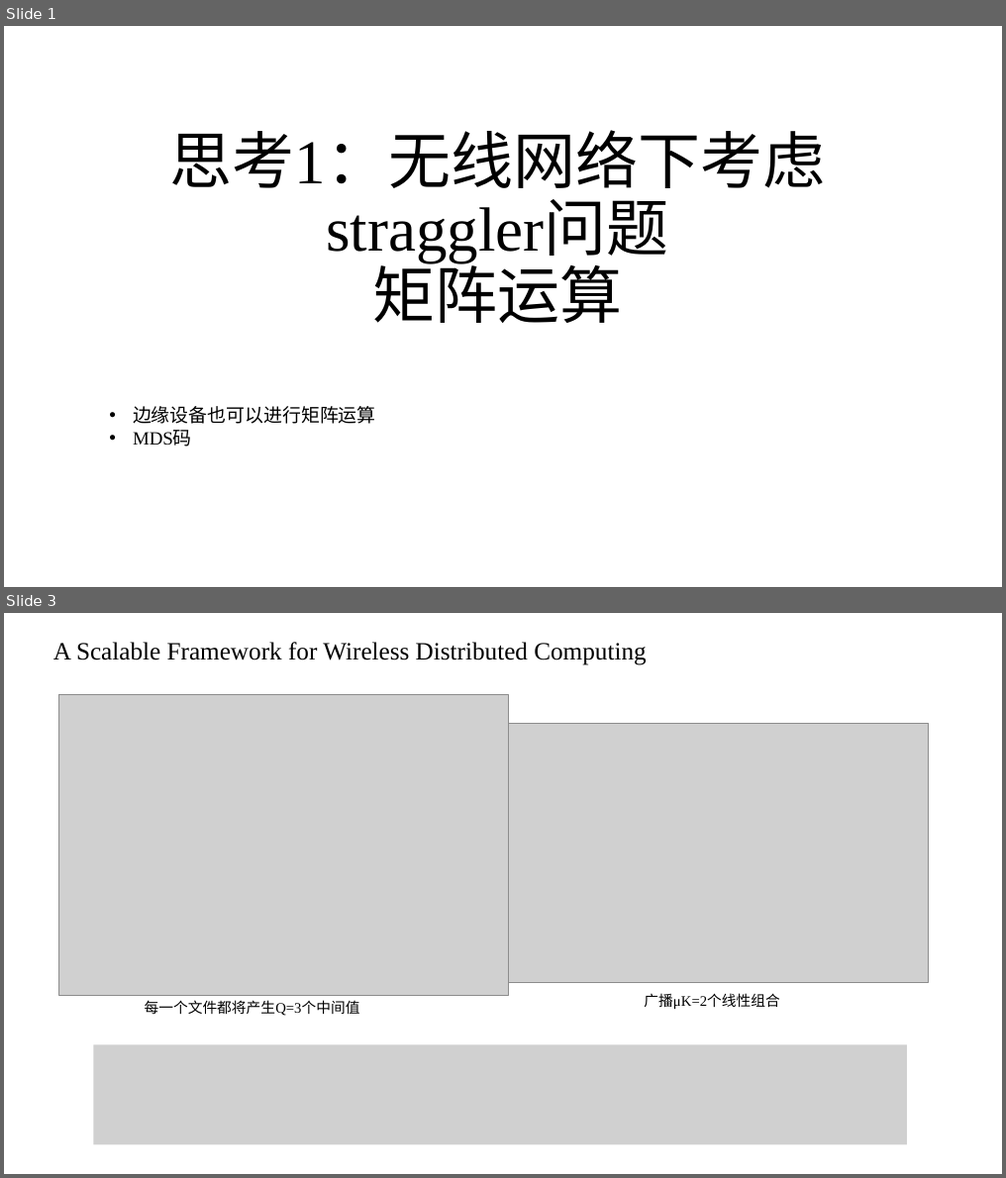
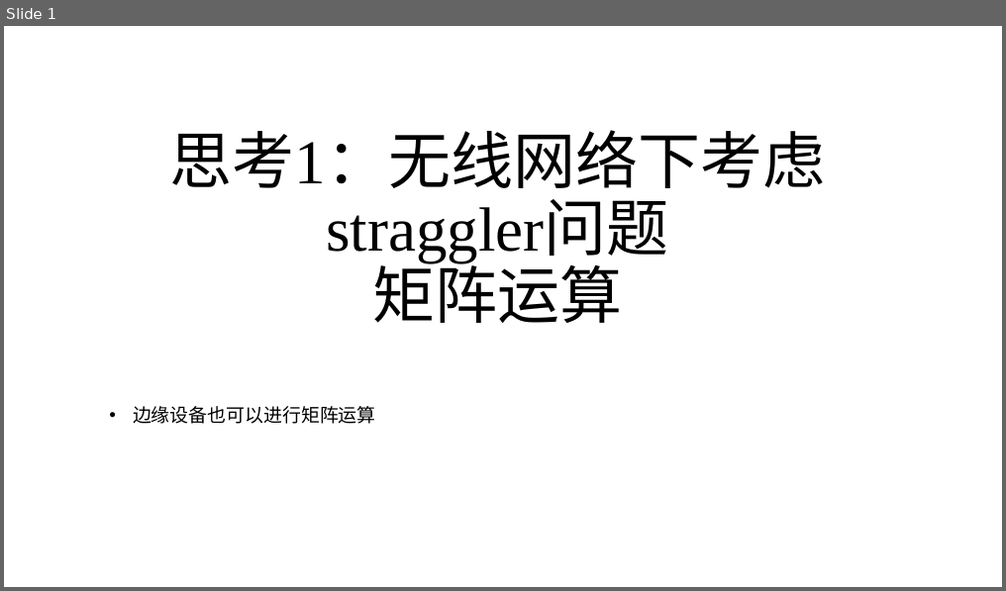
Before and after one commit to zhaojiayi/learning, a slide deck: EE/ppt/wireless_CDC_thinking1.pptx. Shown one above the other, each under a label of ours: slides 1 and 3 before the commit, slide 1 after it; the slides between them are not shown. The pictures are 1006x1178 and 1006x591 pixels, drawn with LibreOffice and Linux fonts; fonts in the diff are those of the drawing; grey boxes stand for pictures. Boxes give left, top, right and bottom in pixels: in the first picture for what was removed or moved away, otherwise in the second. Text is boxed around its words. In the diff, an @@ line names an element or a change of style, - is before the commit and + after.

```diff
--- a/EE/ppt/wireless_CDC_thinking1.pptx
+++ b/EE/ppt/wireless_CDC_thinking1.pptx
@@ slide 3 removed at bbox=[4, 613, 1002, 1174], background #FFFFFF @@
@@ title removed at bbox=[54, 642, 646, 665] @@
-A Scalable Framework for Wireless Distributed Computing
@@ picture removed at bbox=[58, 694, 509, 996] @@
@@ picture removed at bbox=[509, 723, 929, 983] @@
@@ text removed at bbox=[644, 993, 779, 1009] @@
-广播μK=2个线性组合
@@ text removed at bbox=[145, 1000, 360, 1016] @@
-每一个文件都将产生Q=3个中间值
@@ picture removed at bbox=[94, 1045, 908, 1146] @@
@@ slide 1 changed as well @@
@@ text at bbox=[133, 430, 192, 447]: paragraph removed @@
-• MDS码
```
Also in this commit, not shown: 6 slides added, 16 other slides removed, 6 other files.
